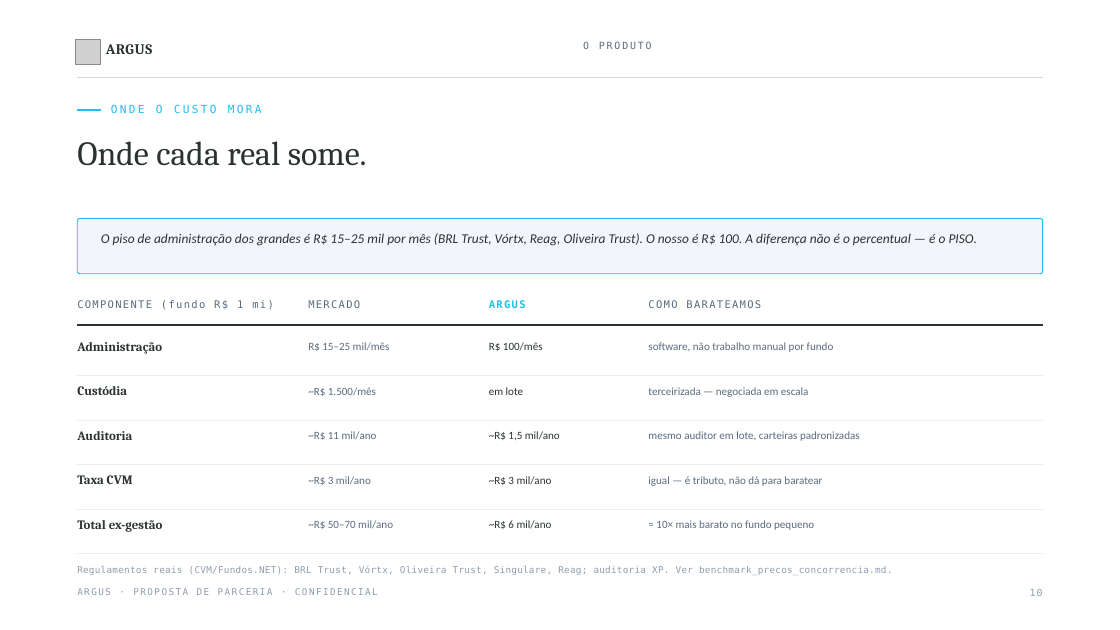
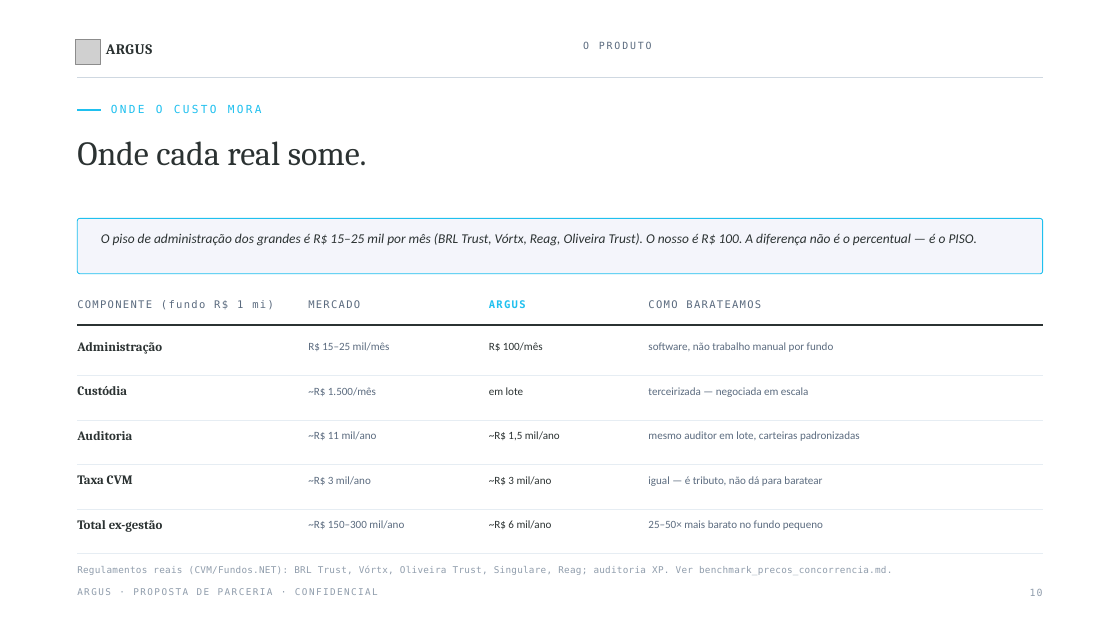
Before and after one commit to viniciuscbf/dtvm, a slide deck: slide 11 of apresentacao/Argus_Apresentacao_Financeira.pptx. Drawn at 1120x630 pixels with LibreOffice and Linux fonts; fonts in the diff are those of the drawing; grey boxes stand for pictures. Boxes give left, top, right and bottom in pixels: in the first picture for what was removed or moved away, otherwise in the second. Text is boxed around its words. In the diff, an @@ line names an element or a change of style, - is before the commit and + after.

```diff
--- a/apresentacao/Argus_Apresentacao_Financeira.pptx
+++ b/apresentacao/Argus_Apresentacao_Financeira.pptx
@@ text at (308,520,404,529): text changed @@
-~R$ 50–70 mil/ano
+~R$ 150–300 mil/ano
@@ text at (648,520,823,530): text changed @@
-≈ 10× mais barato no fundo pequeno
+25–50× mais barato no fundo pequeno
```
Also in this commit, not shown: 3 other slides changed, 28 other files.
